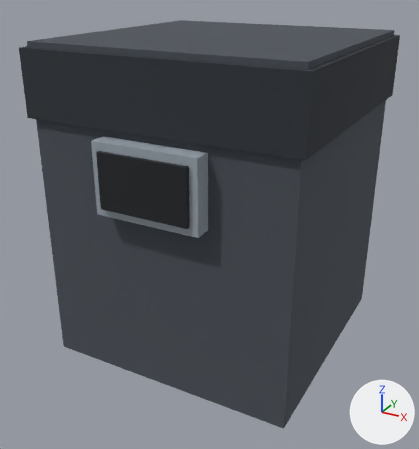
An edit to the FBX model assets/3d/export/pc_recon_upper_arm.fbx, drawn before and after from the same camera.
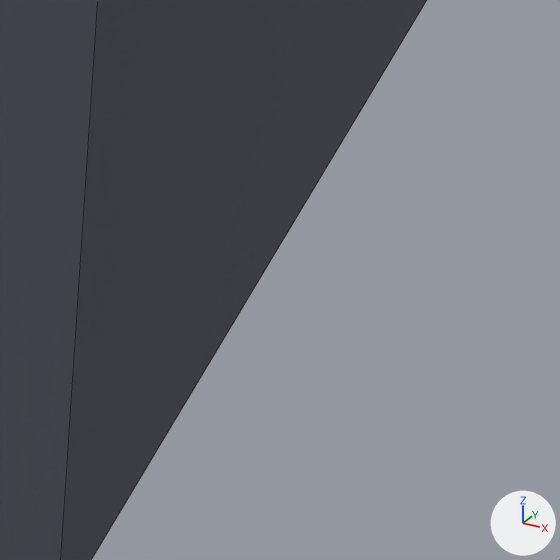
Each version appears first whole from a 50 mm lens placed at (1.029, -1.999, 0.842), pointed at (-0.035, -0.063, -0.126), and next in a close-up on the part from 65% to 91% of the width and 68% to 93% of the height. Arrows for +X, +Y and +Z are at lower right; the lights stay in place. The last two pictures show the newer version. The close-ups show mesh edges as thin lines.

Objects in the first close-up: 'pc_recon_upper_arm'.
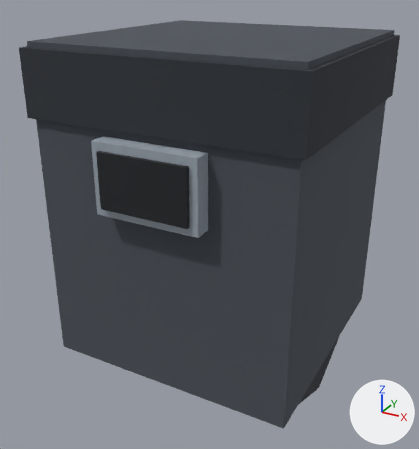
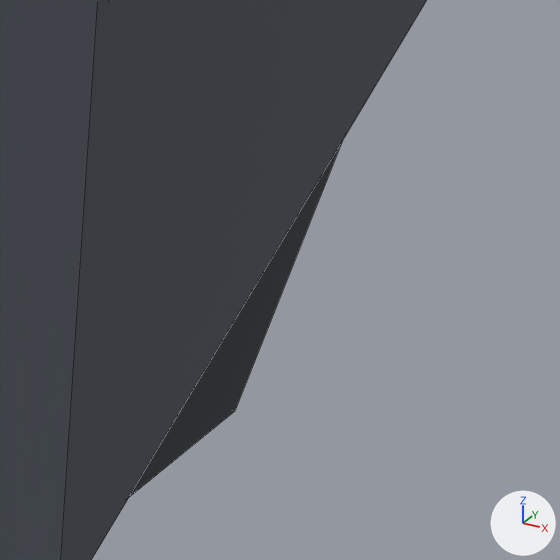
Changed parts and their boxes (x1, y1, x2, y2) in the close-ups (560 x 560 px):
part 1 of me_pc_recon_upper_arm, added: after (129, 144, 341, 497)

The change, as a list of edits to the scene's bpy script:
```text
Change me_pc_recon_upper_arm:
    used by ob_pc_recon_upper_arm; location = (0.0, 0.0, 0.0)
    remove me_pc_recon_upper_arm.from_pydata(...)  # 32 vertices, 24 faces; spans x -0.52..0.52, y -0.58..0.52, z -0.62..0.62
    add me_pc_recon_upper_arm.from_pydata(...)  # 48 vertices, 34 faces; spans x -0.52..0.52, y -0.58..0.52, z -0.815..0.62
    me_pc_recon_upper_arm part 1: a new loose piece, an 8-sided cylinder along x spanning x -0.47..0.47, y -0.46..0.46, z -0.815..0.105, in mat_palette (picture img_palette_png)
```
